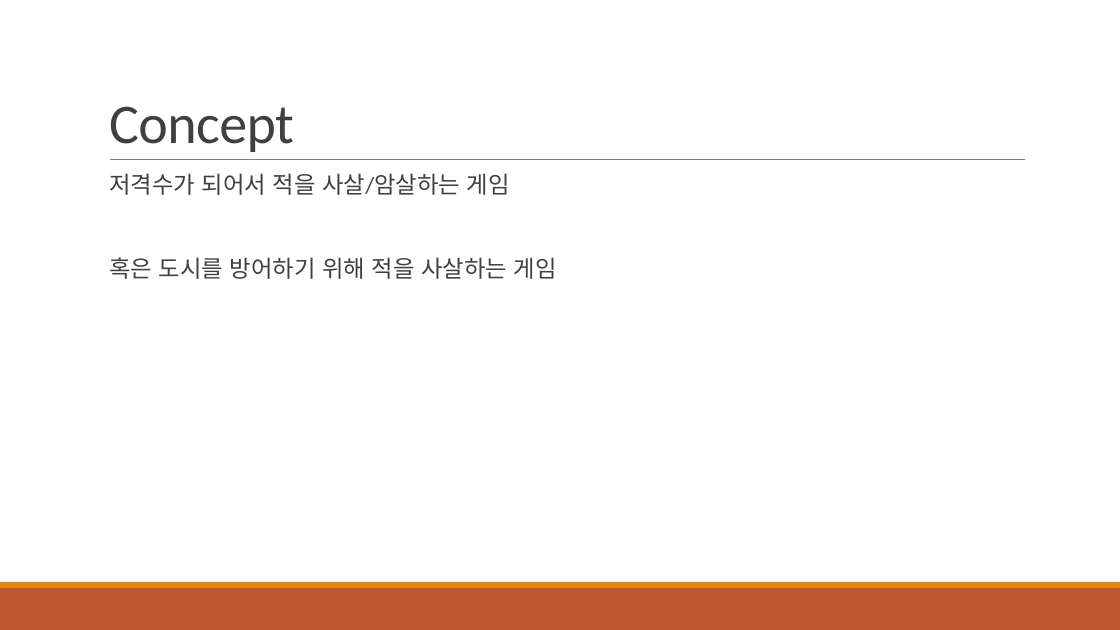
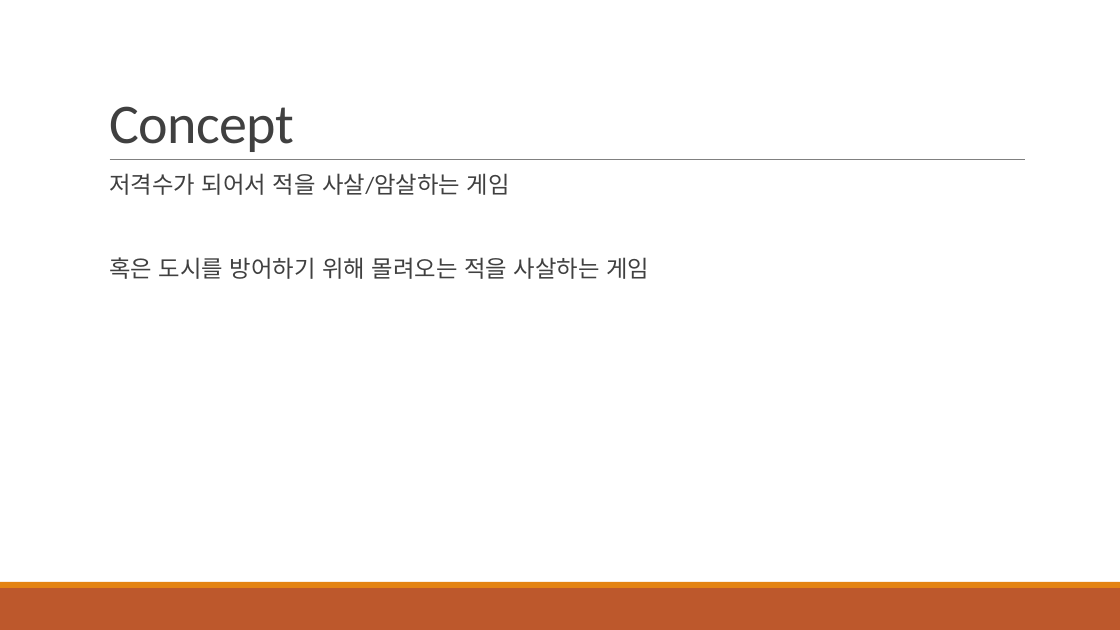
Before and after one commit to pcremnant/Computer-Graphics-Term-Project, a slide deck: slide 2 of ComputerGraphics TermProject.pptx. Drawn at 1120x630 pixels with LibreOffice and Linux fonts; fonts in the diff are those of the drawing. Boxes give left, top, right and bottom in pixels: in the first picture for what was removed or moved away, otherwise in the second. Text is boxed around its words. In the diff, an @@ line names an element or a change of style, - is before the commit and + after.

```diff
--- a/ComputerGraphics TermProject.pptx
+++ b/ComputerGraphics TermProject.pptx
@@ text at bbox=[109, 257, 649, 279]: text changed @@
-  혹은 도시를 방어하기 위해 적을 사살하는 게임
+  혹은 도시를 방어하기 위해 몰려오는 적을 사살하는 게임
```
Also in this commit, not shown: 1 other slide changed.
